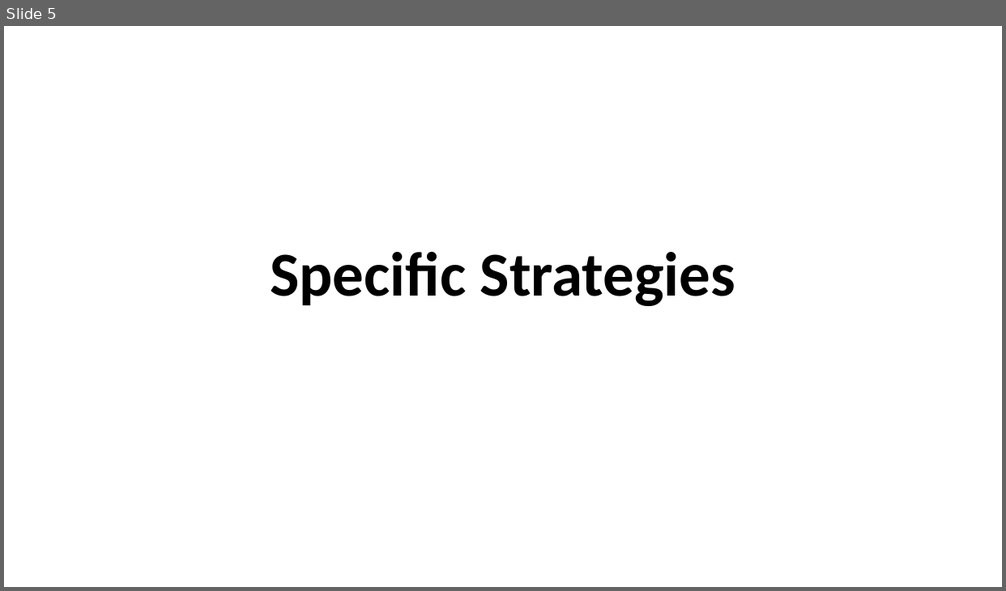
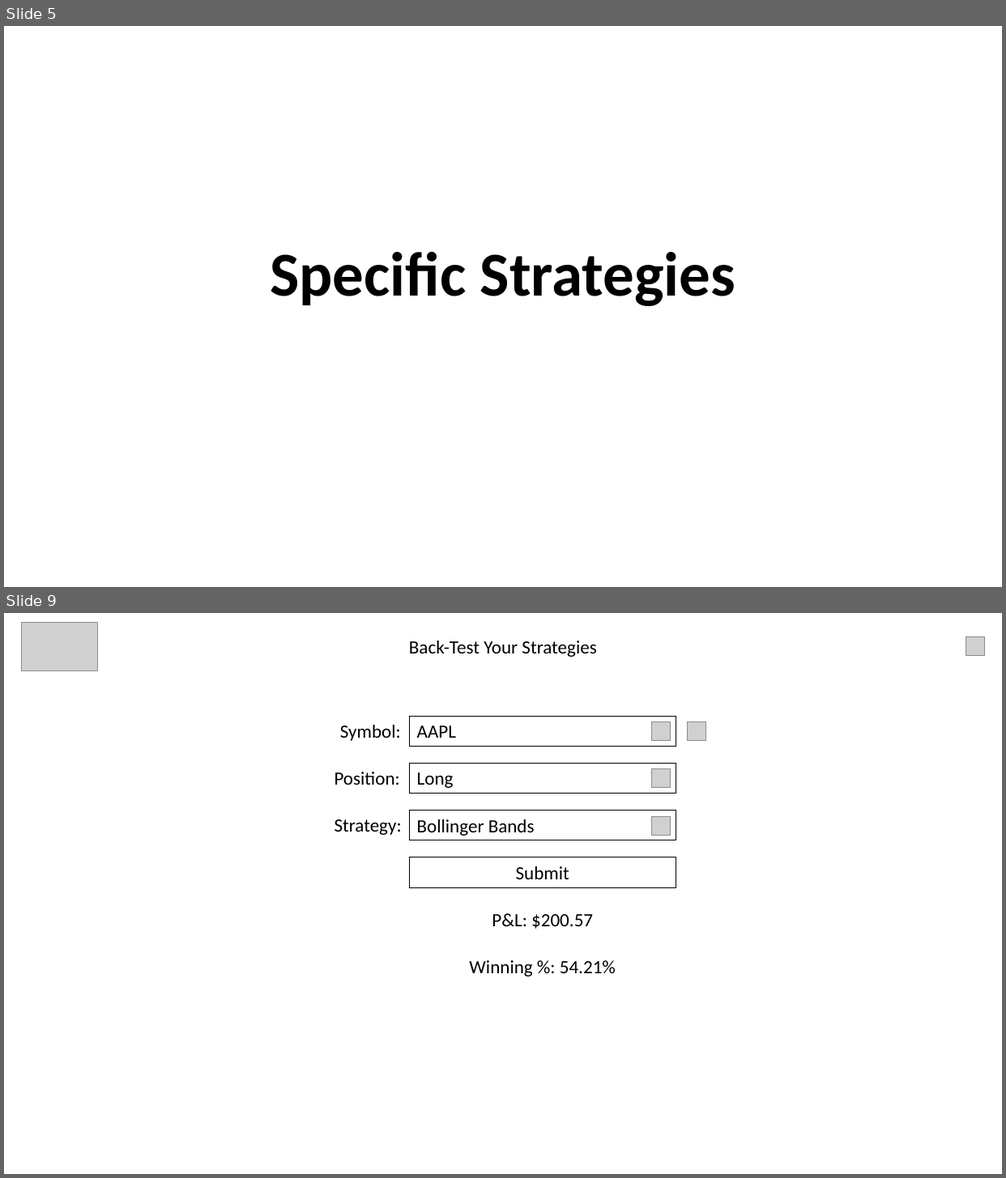
Before and after one commit to MosElsh/Backtesting-app, a slide deck: App Designs/Light Mode App Design.pptx. Shown one above the other, each under a label of ours: slide 5 before the commit, slides 5 and 9 after it; the slides between them are not shown. The pictures are 1006x591 and 1006x1178 pixels, drawn with LibreOffice and Linux fonts; fonts in the diff are those of the drawing; grey boxes stand for pictures. Boxes give left, top, right and bottom in pixels: in the first picture for what was removed or moved away, otherwise in the second. Text is boxed around its words. In the diff, an @@ line names an element or a change of style, - is before the commit and + after.

```diff
--- a/App Designs/Light Mode App Design.pptx
+++ b/App Designs/Light Mode App Design.pptx
@@ slide 9 added at <box>4,613,1002,1174</box>, background #FFFFFF @@
@@ picture added at <box>21,622,98,671</box> @@
@@ text added at <box>409,641,596,657</box>, 18 pt, text #000000 @@
+Back-Test Your Strategies
@@ picture added at <box>966,637,985,656</box> @@
@@ text added at <box>340,725,401,741</box>, 18 pt, text #000000 @@
+Symbol:
@@ rectangle added at <box>410,717,676,747</box>, outline #000000 0.75 pt, 18 pt, text #000000 @@
+AAPL
@@ picture added at <box>651,722,671,740</box> @@
@@ picture added at <box>688,722,706,740</box> @@
@@ text added at <box>334,772,400,785</box>, 18 pt, text #000000 @@
+Position:
@@ rectangle added at <box>410,764,676,794</box>, outline #000000 0.75 pt, 18 pt, text #000000 @@
+Long
@@ picture added at <box>651,769,671,787</box> @@
@@ text added at <box>334,820,402,835</box>, 18 pt, text #000000 @@
+Strategy:
@@ rectangle added at <box>410,811,676,841</box>, outline #000000 0.75 pt, 18 pt, text #000000 @@
+Bollinger Bands
@@ picture added at <box>651,816,671,835</box> @@
@@ rectangle added at <box>410,858,676,888</box>, outline #000000 0.75 pt, 18 pt, text #000000 @@
+Submit
@@ text added at <box>492,914,593,929</box>, 18 pt, text #000000 @@
+P&L: $200.57
@@ text added at <box>469,960,616,977</box>, 18 pt, text #000000 @@
+Winning %: 54.21%
```
Also in this commit, not shown: 3 slides changed, 19 other files.
